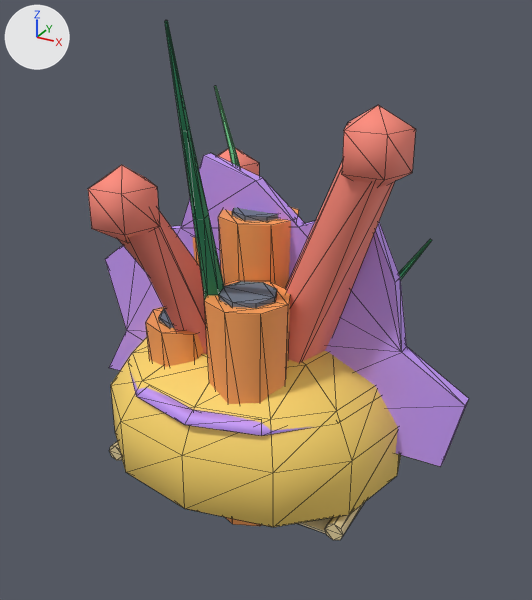
What one commit did to the glTF model packages/arquipelago/src/assets/ilhas/recife-props.glb.
The view is the same before and after, from a camera (50 mm lens) standing at (1.25, -2.22, 1.8) and looking at (0.06, -0.06, 0.72). Lighting does not change. The marker at upper left points along +X, +Y and +Z. The picture after the commit comes second. Mesh edges are drawn as thin lines. Where no turn or scale is listed for an object, it has been applied to the vertices.

Script lines for the objects in view, before the commit:
```python
me_alga = bpy.data.meshes.new('alga')
me_alga.from_pydata(...)  # 126 vertices, 240 faces; spans x -0.34..0.58, y -0.65..0.26, z -0.08..1.7
# faces by material slot: [80, 80, 80]
me_alga.materials.append(mat_alga)  # green #3da96a
me_alga.materials.append(mat_algaclara)  # green #6fd18b
me_alga.materials.append(mat_algafunda)  # green #2b8b5f
me_coral_leque = bpy.data.meshes.new('coral-leque')
me_coral_leque.from_pydata(...)  # 68 vertices, 120 faces; spans x -0.76..0.81, y -0.06..0.06, z -0.02..1.21
# faces by material slot: [72, 48]
me_coral_leque.materials.append(mat_corallilas)  # purple #c89cff
me_coral_leque.materials.append(mat_coralazul)  # blue #80c9f8
me_coral_tubo = bpy.data.meshes.new('coral-tubo')
me_coral_tubo.from_pydata(...)  # 160 vertices, 280 faces; spans x -0.405..0.304, y -0.41..0.384, z -0.05..1.034
# faces by material slot: [140, 140]
me_coral_tubo.materials.append(mat_corallaranja)  # orange #ffa459
me_coral_tubo.materials.append(mat_rocharecifeescura)  # greyish blue #6c798a
ob_alga = bpy.data.objects.new('alga', me_alga)
ob_alga.location = (0.0, 0.0, 0.0)
ob_coral_leque = bpy.data.objects.new('coral-leque', me_coral_leque)
ob_coral_leque.location = (0.0, 0.0, 0.0)
ob_coral_tubo = bpy.data.objects.new('coral-tubo', me_coral_tubo)
ob_coral_tubo.location = (0.0, 0.0, 0.0)
# also in view: 'mapa-aberto' at (0.0, 0.0, 0.03); 'coral-galho' at (0.07, -0.02, 0.66); 'coral-cerebro' at (0.0, 0.0, 0.3)
```
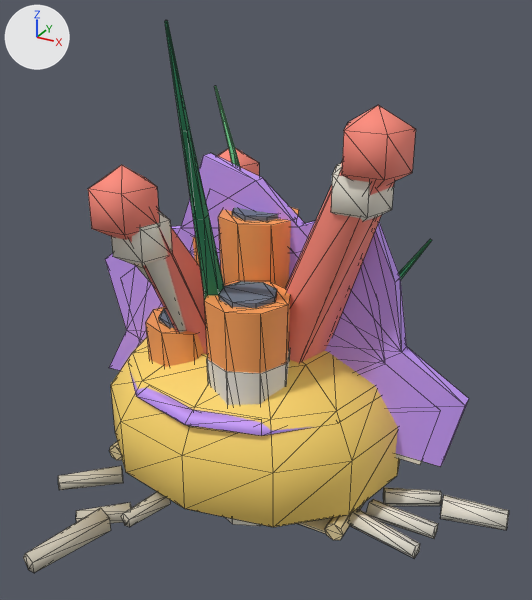
The change, as a list of edits to the scene's bpy script:
```text
Add mat_coraldesbotadosombra:
    mat_coraldesbotadosombra = principled_material('coralDesbotadoSombra')
    mat_coraldesbotadosombra.base_color = (0.605, 0.56, 0.453)  # light grey #ccc5b3
    mat_coraldesbotadosombra.roughness = 0.95
Add mat_coraldesbotado:
    mat_coraldesbotado = principled_material('coralDesbotado')
    mat_coraldesbotado.base_color = (0.836, 0.797, 0.694)  # white #ece7d9
    mat_coraldesbotado.roughness = 0.95
Add me_coral_tubo_desbotado:
    me_coral_tubo_desbotado.from_pydata(...)  # 190 vertices, 328 faces; spans x -0.561..0.767, y -0.612..0.685, z -0.05..0.767
    # faces by material slot: [156, 172]
    me_coral_tubo_desbotado.materials.append(mat_coraldesbotado)  # white #ece7d9
    me_coral_tubo_desbotado.materials.append(mat_coraldesbotadosombra)  # light grey #ccc5b3
Add me_coral_leque_desbotado:
    me_coral_leque_desbotado.from_pydata(...)  # 97 vertices, 168 faces; spans x -0.681..0.79, y -0.646..0.677, z -0.022..1.087
    # faces by material slot: [88, 80]
    me_coral_leque_desbotado.materials.append(mat_coraldesbotado)  # white #ece7d9
    me_coral_leque_desbotado.materials.append(mat_coraldesbotadosombra)  # light grey #ccc5b3
Add me_coral_galho_desbotado:
    me_coral_galho_desbotado.from_pydata(...)  # 111 vertices, 168 faces; spans x -0.398..0.766, y -0.732..0.684, z -0.134..1.308
    # faces by material slot: [136, 32]
    me_coral_galho_desbotado.materials.append(mat_coraldesbotado)  # white #ece7d9
    me_coral_galho_desbotado.materials.append(mat_coraldesbotadosombra)  # light grey #ccc5b3
Add me_coral_cerebro_desbotado:
    me_coral_cerebro_desbotado.from_pydata(...)  # 212 vertices, 408 faces; spans x -0.56..1.0, y -0.97..0.97, z 0.0..0.56
    # faces by material slot: [160, 248]
    me_coral_cerebro_desbotado.materials.append(mat_coraldesbotado)  # white #ece7d9
    me_coral_cerebro_desbotado.materials.append(mat_coraldesbotadosombra)  # light grey #ccc5b3
Add ob_coral_tubo_desbotado:
    ob_coral_tubo_desbotado = bpy.data.objects.new('coral-tubo-desbotado', me_coral_tubo_desbotado)
    ob_coral_tubo_desbotado.location = (0.0, 0.0, 0.0)
Add ob_coral_leque_desbotado:
    ob_coral_leque_desbotado = bpy.data.objects.new('coral-leque-desbotado', me_coral_leque_desbotado)
    ob_coral_leque_desbotado.location = (0.0, 0.0, 0.0)
Add ob_coral_galho_desbotado:
    ob_coral_galho_desbotado = bpy.data.objects.new('coral-galho-desbotado', me_coral_galho_desbotado)
    ob_coral_galho_desbotado.location = (0.0, 0.0, 0.0)
Add ob_coral_cerebro_desbotado:
    ob_coral_cerebro_desbotado = bpy.data.objects.new('coral-cerebro-desbotado', me_coral_cerebro_desbotado)
    ob_coral_cerebro_desbotado.location = (0.0, 0.0, 0.0)
```

Where the change shows, as pixel boxes (x1, y1, x2, y2) in the pictures (532 x 600 px):
'coral-galho-desbotado', added
    after: (76, 163, 442, 523)
    faces in mat_coraldesbotado (white #ece7d9): (111, 163, 442, 506)
    faces in mat_coraldesbotadosombra (light grey #ccc5b3): (76, 502, 131, 523)
'coral-tubo-desbotado', added (mostly hidden)
    after: (58, 348, 420, 558)
    faces in mat_coraldesbotado (white #ece7d9): (207, 348, 420, 558)
    faces in mat_coraldesbotadosombra (light grey #ccc5b3): (58, 466, 123, 490)
'coral-cerebro-desbotado', added (mostly hidden)
    after: (23, 425, 509, 573)
    faces in mat_coraldesbotadosombra (light grey #ccc5b3): (23, 425, 199, 573)
    faces in mat_coraldesbotado (white #ece7d9): (440, 495, 509, 530)
'coral-leque-desbotado', added (mostly hidden)
    after: (122, 454, 438, 539)
    faces in mat_coraldesbotado (white #ece7d9): (366, 454, 438, 539)
    faces in mat_coraldesbotadosombra (light grey #ccc5b3): (122, 492, 171, 527)
